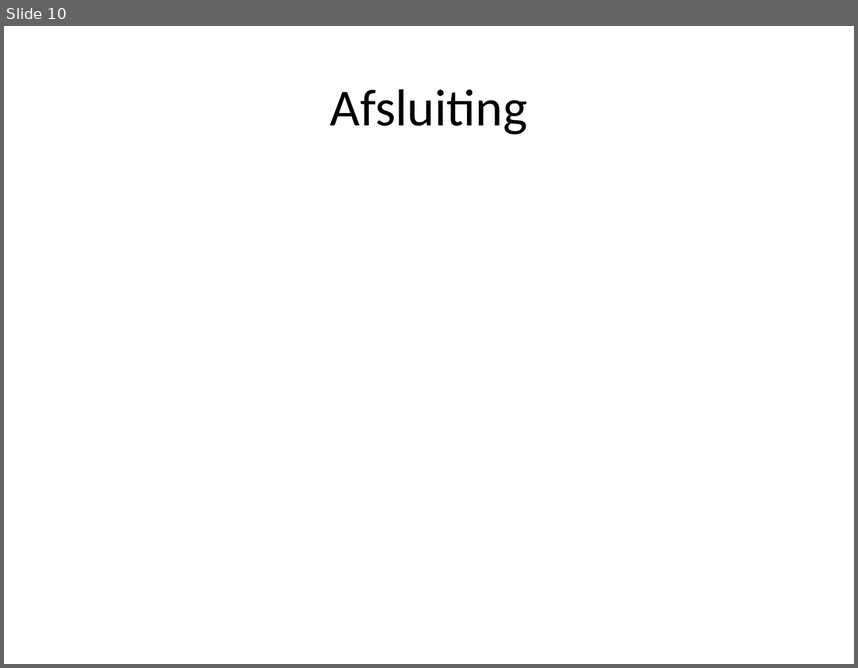
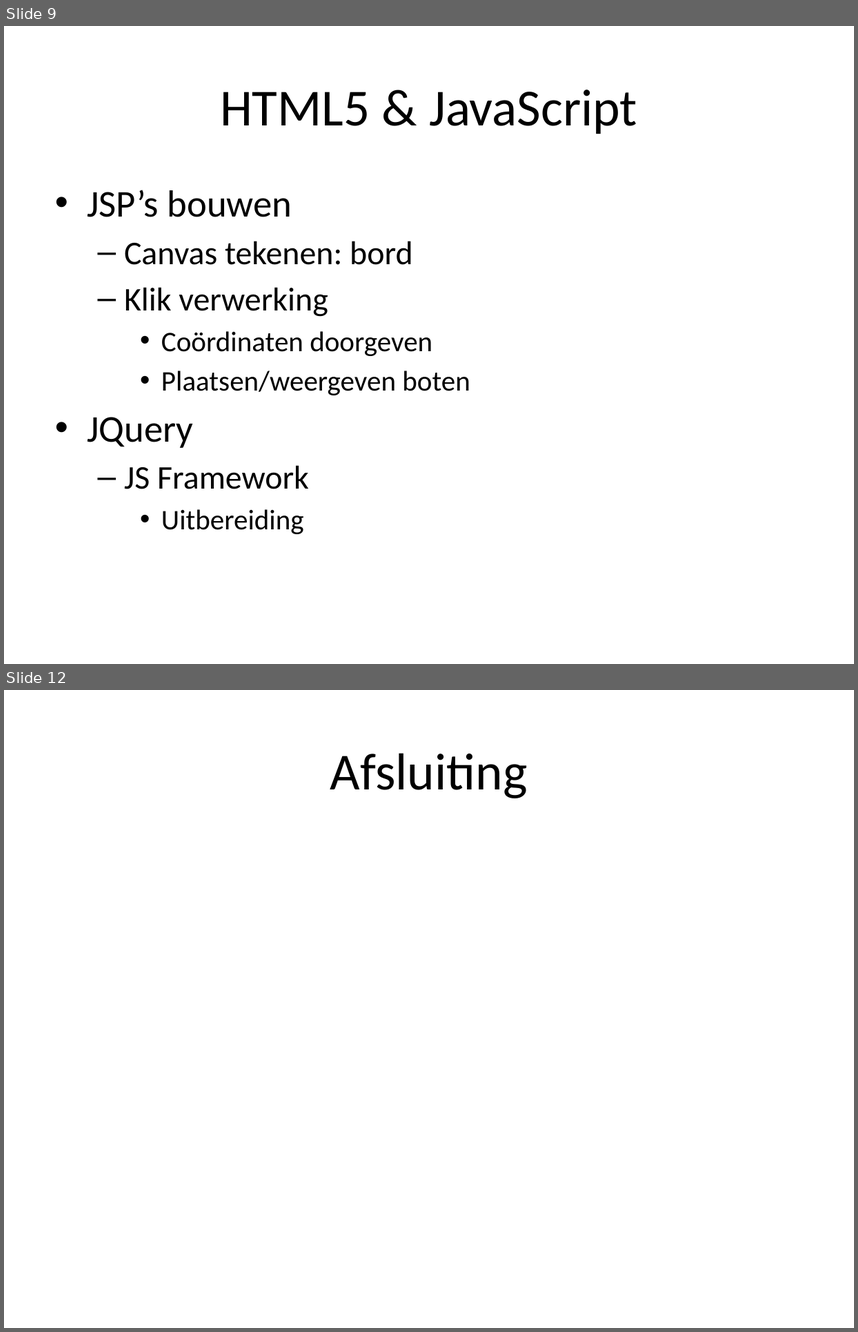
Before and after one commit to kevinrijs/ZeeSlagOnline, a slide deck: ZeeslagPresentatie.pptx. Shown one above the other, each under a label of ours: slide 10 before the commit, slides 9 and 12 after it; the slides between them are not shown. The pictures are 858x668 and 858x1332 pixels, drawn with LibreOffice and Linux fonts; fonts in the diff are those of the drawing. Boxes give left, top, right and bottom in pixels: in the first picture for what was removed or moved away, otherwise in the second. Text is boxed around its words. In the diff, an @@ line names an element or a change of style, - is before the commit and + after.

```diff
--- a/ZeeslagPresentatie.pptx
+++ b/ZeeslagPresentatie.pptx
@@ slide 9 added at <box>4,26,854,664</box>, background #FFFFFF @@
@@ title added at <box>220,89,637,134</box>, 44 pt, text #000000 @@
+HTML5 & JavaScript
@@ text added at <box>87,190,470,534</box>, 24 pt, text #000000 @@
+• JSP’s bouwen
+  – Canvas tekenen: bord
+  – Klik verwerking
+    • Coördinaten doorgeven
+    • Plaatsen/weergeven boten
+• JQuery
+  – JS Framework
+    • Uitbereiding
@@ what was slide 10 is now slide 12 @@
```
Also in this commit, not shown: 4 slides changed, 6 other slides added, 5 slides removed.
